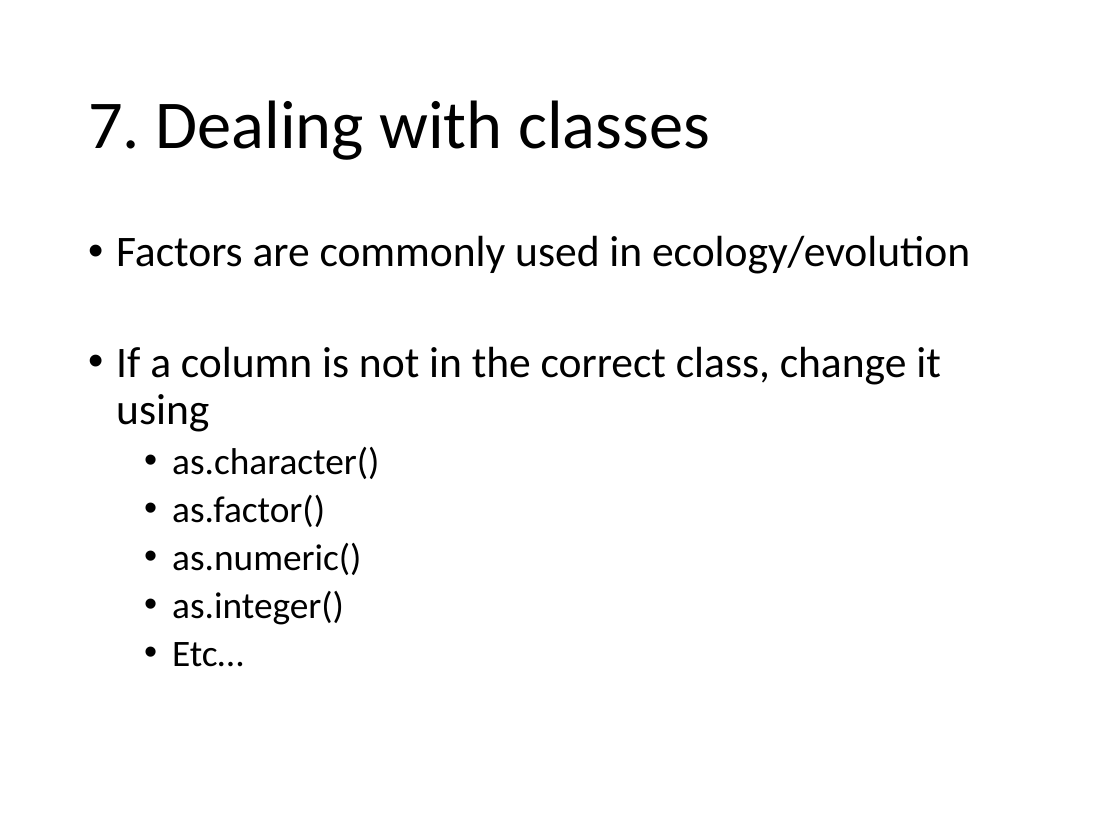
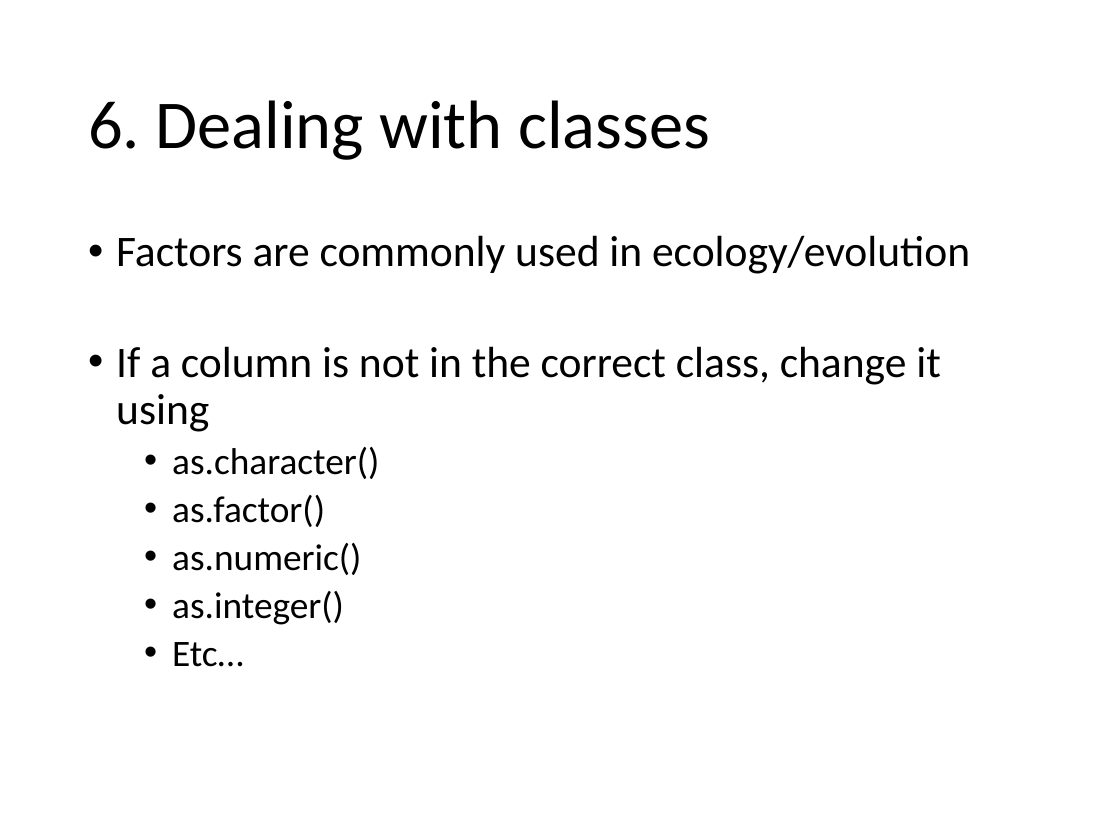
Before and after one commit to EEOB590A-Data-Science-in-R-Fall2021/CourseMaterials, a slide deck: slide 9 of 1. Intro to R/presentations/2. R-Intro_part2_2021.pptx (slide 18 before the commit). Drawn at 1120x840 pixels with LibreOffice and Linux fonts; fonts in the diff are those of the drawing. Boxes give left, top, right and bottom in pixels: in the first picture for what was removed or moved away, otherwise in the second. Text is boxed around its words. In the diff, an @@ line names an element or a change of style, - is before the commit and + after.

Commit message:
update files for class today

```diff
--- a/1. Intro to R/presentations/2. R-Intro_part2_2021.pptx
+++ b/1. Intro to R/presentations/2. R-Intro_part2_2021.pptx
@@ title at [88,100,710,160]: text changed @@
-7. Dealing with classes
+6. Dealing with classes
```
Also in this commit, not shown: 6 other slides changed, 3 slides added, 15 slides removed, 9 other files.
